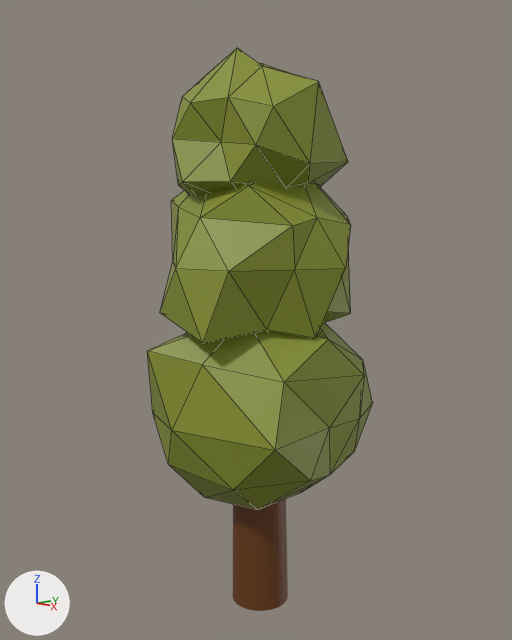
The Blender file Animacije_folder/Trees/oak_one_log.blend as it was, and as the next commit left it.
Rendered twice from a 50 mm camera at (6.28, -5.84, 4.86) aimed at (0.17, -0.15, 3.54). Arrows for +X, +Y and +Z are at lower left; the lights stay in place. Mesh edges are drawn as thin lines on the coarser meshes.

The older version as bpy lines, for what is in view:
```python
me_cylinder = bpy.data.meshes.new('Cylinder')
me_cylinder.from_pydata(...)  # 64 vertices, 34 faces; spans x -1.0..1.0, y -1.0..1.0, z -1.0..0.96
me_cylinder.materials.append(mat_material_002)  # brown #673707
me_icosphere = bpy.data.meshes.new('Icosphere')
me_icosphere.from_pydata(...)  # 42 vertices, 80 faces; spans x -1.07..1.05, y -1.08..1.16, z -1.0..1.15
me_icosphere.materials.append(mat_material_004)  # yellow #86912d
me_icosphere_001 = bpy.data.meshes.new('Icosphere.001')
me_icosphere_001.from_pydata(...)  # 42 vertices, 80 faces; spans x -1.07..1.23, y -1.08..1.16, z -1.0..1.15
me_icosphere_001.materials.append(mat_material_003)  # yellow #86912d
me_icosphere_002 = bpy.data.meshes.new('Icosphere.002')
me_icosphere_002.from_pydata(...)  # 42 vertices, 80 faces; spans x -1.07..1.03, y -1.08..1.26, z -1.02..1.15
me_icosphere_002.materials.append(mat_material_001)  # yellow #86912d
ob_cylinder = bpy.data.objects.new('Cylinder', me_cylinder)
ob_cylinder.location = (0.19, -0.1, 3.25)
ob_cylinder.scale = (0.35, 0.35, 3.25)
ob_icosphere = bpy.data.objects.new('Icosphere', me_icosphere)
ob_icosphere.location = (0.16, -0.21, 2.45)
ob_icosphere.scale = (1.18, 1.18, 1.18)
ob_icosphere_001 = bpy.data.objects.new('Icosphere.001', me_icosphere_001)
ob_icosphere_001.location = (0.16, -0.17, 4.23)
ob_icosphere_001.rotation_euler = (0.0, 0.0, -0.892)  # degrees (0, 0, -51)
ob_icosphere_001.scale = (1.0, 0.98, 1.0)
ob_icosphere_002 = bpy.data.objects.new('Icosphere.002', me_icosphere_002)
ob_icosphere_002.location = (0.28, -0.13, 5.59)
ob_icosphere_002.rotation_euler = (-0.0712, -0.105, -2.882)  # degrees (-4.1, -6, -165)
ob_icosphere_002.scale = (0.83, 0.84, 0.84)
```
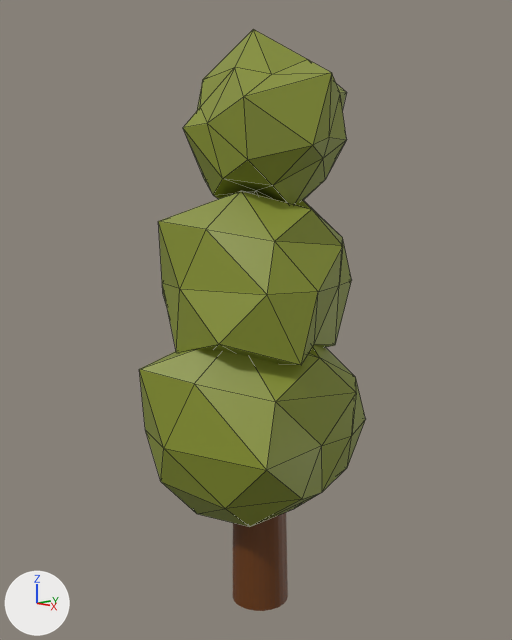
The change, as a list of edits to the scene's bpy script:
```text
Change ob_icosphere:
    ob_icosphere.location: (0.16, -0.21, 2.45) -> (0.12, -0.3, 2.25)
Change ob_icosphere_001:
    ob_icosphere_001.rotation_euler: (0.0, 0.0, -0.892) -> (0.0, 0.0, 0.0)  # degrees (0, 0, -51) -> degrees (0, 0, 0)
    ob_icosphere_001.location: (0.16, -0.17, 4.23) -> (0.1, -0.24, 3.99)
Change ob_icosphere_002:
    ob_icosphere_002.location: (0.28, -0.13, 5.59) -> (0.33, -0.02, 5.76)
    ob_icosphere_002.rotation_euler: (-0.0712, -0.105, -2.882) -> (-1.181, 0.256, -3.466)  # degrees (-4.1, -6, -165) -> degrees (-68, 15, -199)
    ob_icosphere_002.scale: (0.83, 0.84, 0.84) -> (0.83, 0.8, 0.84)
```

Boxes (x1, y1, x2, y2) around the edits, measured in the pictures (512 x 640 px):
'Icosphere', moved: before (147, 322, 373, 510); after (139, 345, 366, 527)
'Icosphere.001', moved, turned: before (160, 182, 351, 343); after (158, 191, 352, 365)
'Icosphere.002', moved, turned, rescaled: before (172, 48, 348, 196); after (183, 29, 347, 204)
